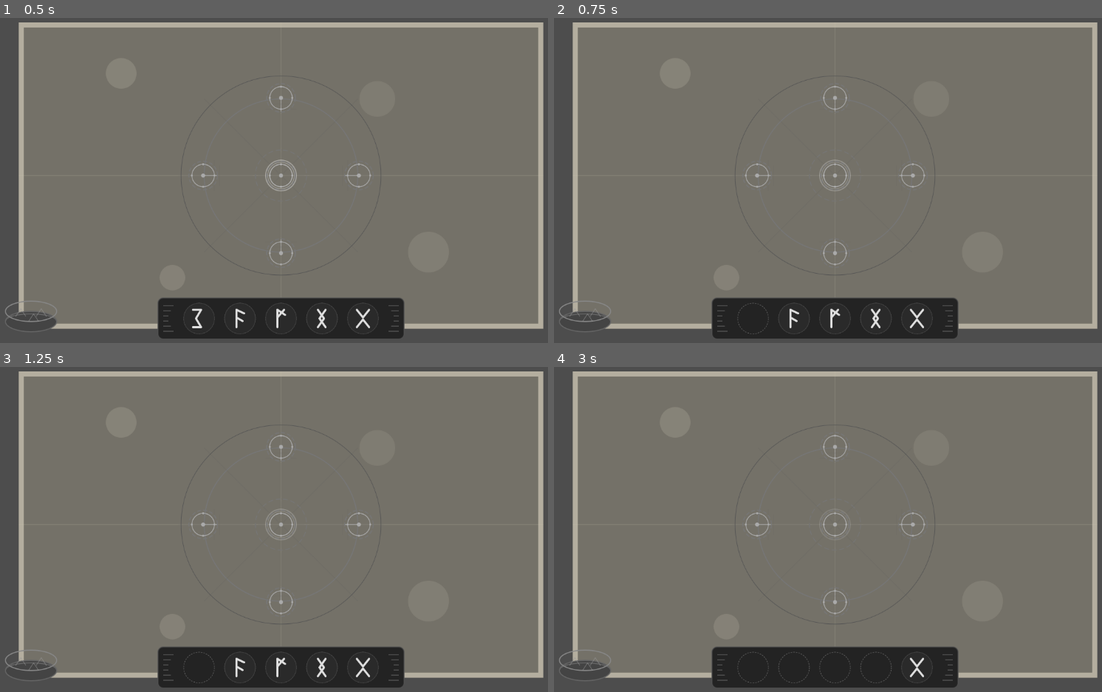
Above: before the commit, frames 1-4 (two rows, left to right).
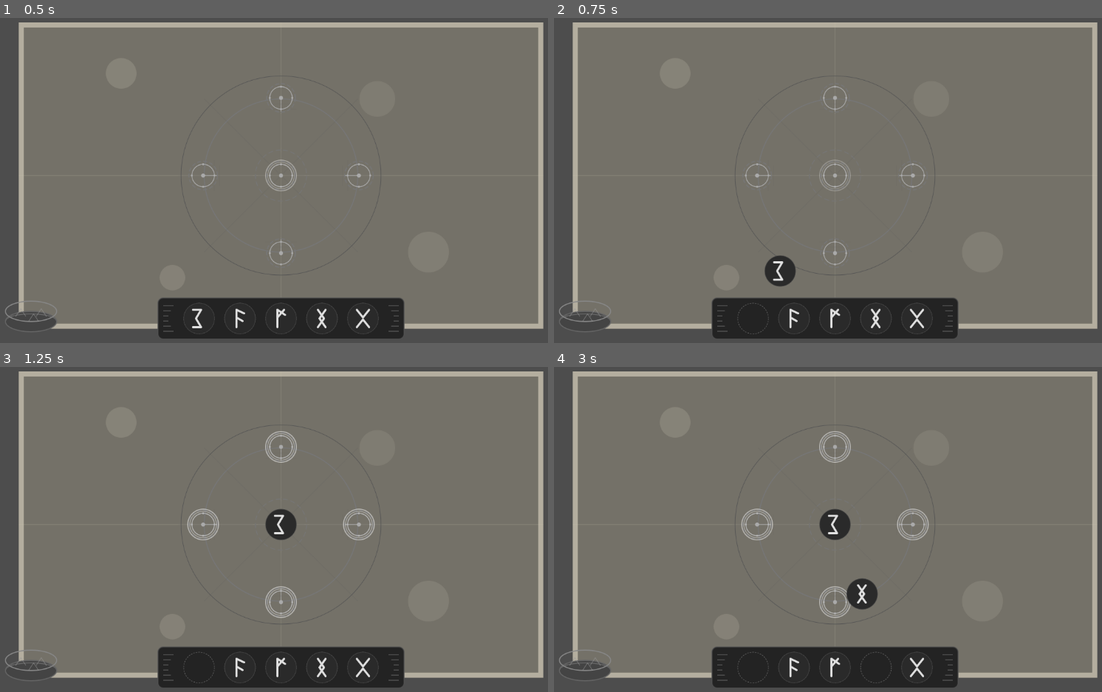
Above: after the commit, the same moments.

Repository: Triysle/wyrdweaver
Game: Godot game, scene res://scenes/first_page.tscn
Same seed, same stepped clock (60 frames per second), same inputs: the game is played once before the commit and once after it.
Inputs (mouse positions are in pixels of both pictures, inside the frame that each line leads up to):
- Up to frame 1 (0.5 s): no input
- Up to frame 2 (0.75 s): tap Enter at 0.5 s; drag from (751, 317) to (833, 174) at 0.52 s
- Up to frame 3 (1.25 s): no input
- Up to frame 4 (3 s): drag from (795, 666) to (833, 523) at 1.27 s; move the mouse to (833, 666) at 2.02 s; click (833, 666) at 2.17 s; tap R (reset_game) at 2.75 s; drag from (877, 666) to (833, 448) at 2.77 s

Frame 1 is identical in both runs. In frame 2, 0.4% of the frame differs, in the area x 38-45%, y 73-83%; in frame 3, 0.9%; in frame 4, 1.4%, in the area x 34-69%, y 19-98%.

Commit message:
0.0.2
rune hookups

Diff:
--- a/assets/temp/tutorial-hand.svg
+++ /dev/null
@@ -1,21 +0,0 @@
-<svg xmlns="http://www.w3.org/2000/svg" viewBox="0 0 64 64">
-  <!-- Hand pointer -->
-  <path d="M40 35 C40 34, 40 33, 40 32 C40 28, 38 25, 34 25 C32 25, 30 26, 29 28
-           C29 27, 28 25, 26 25 C23 25, 22 27, 22 30 L22 32
-           C22 29, 21 27, 18 27 C15 27, 14 29, 14 32 L14 40
-           C14 48, 20 54, 28 54 C36 54, 40 46, 40 40 Z"
-        fill="#e0e0e0" stroke="#ffffff" stroke-width="1.5"/>
-
-  <!-- Thumb -->
-  <path d="M40 35 C44 34, 46 31, 46 27 C46 24, 44 22, 41 22 C38 22, 37 24, 37 27 L37 32"
-        fill="#e0e0e0" stroke="#ffffff" stroke-width="1.5"/>
-
-  <!-- Knuckles -->
-  <circle cx="29" cy="32" r="1.5" fill="#cccccc"/>
-  <circle cx="22" cy="34" r="1.5" fill="#cccccc"/>
-  <circle cx="14" cy="36" r="1.5" fill="#cccccc"/>
-
-  <!-- Motion lines -->
-  <path d="M44 15 L40 22 M47 17 L43 23 M50 20 L46 25"
-        stroke="#ffffff" stroke-width="1.5" stroke-linecap="round" opacity="0.7"/>
-</svg>
--- a/scenes/first_page.tscn
+++ b/scenes/first_page.tscn
@@ -225,7 +225,7 @@
 [node name="RuneDagaz" type="Area2D" parent="RuneTray/RuneContainer"]
 position = Vector2(160, 0)
 script = ExtResource("9_qxcc4")
-rune_type = "Dagaz"
+rune_type = "dagaz"
 
 [node name="Sprite2D" type="Sprite2D" parent="RuneTray/RuneContainer/RuneDagaz"]
 texture = ExtResource("15_2jpep")
--- a/scripts/FirstPage.gd
+++ b/scripts/FirstPage.gd
@@ -21,24 +21,42 @@
 # Connect all necessary signals
 func _connect_signals():
 	# Connect circle to resource container
-	runic_circle.resource_generated.connect(_on_resource_generated)
-	runic_circle.circle_activated.connect(_on_circle_activated)
+	if runic_circle:
+		runic_circle.resource_generated.connect(_on_resource_generated)
+		runic_circle.circle_activated.connect(_on_circle_activated)
+	else:
+		print("ERROR: RunicCircle not found!")
 
 	# Connect runes in tray
-	for rune in rune_tray.get_node("RuneContainer").get_children():
-		if rune is Rune:
-			rune.rune_drag_started.connect(_on_rune_drag_started)
-			rune.rune_drag_ended.connect(_on_rune_drag_ended)
+	if rune_tray and rune_tray.has_node("RuneContainer"):
+		for rune in rune_tray.get_node("RuneContainer").get_children():
+			if rune is Rune:
+				rune.rune_drag_started.connect(_on_rune_drag_started)
+				rune.rune_drag_ended.connect(_on_rune_drag_ended)
+	else:
+		print("ERROR: RuneTray or RuneContainer not found!")
 
 # Start the tutorial sequence
 func start_tutorial():
+	# Check if the tutorial hand exists
+	if not tutorial_hand:
+		print("ERROR: TutorialHand not found!")
+		tutorial_active = false
+		return
+
+	# Check if the nodes we need for the tutorial exist
+	if not rune_tray or not rune_tray.has_node("RuneContainer/RuneSowilo") or not runic_circle or not runic_circle.has_node("CentralNode"):
+		print("ERROR: Required nodes for tutorial not found!")
+		tutorial_active = false
+		return
+
 	# Show the tutorial hand pointing to the central rune
-	show_tutorial_hand($RuneTray/RuneContainer/RuneSowilo.global_position)
+	show_tutorial_hand(rune_tray.get_node("RuneContainer/RuneSowilo").global_position)
 
 	# Create a moving animation to the central node
 	var tween = create_tween()
 	tween.tween_property(tutorial_hand, "position",
-		$RunicCircle/CentralNode.global_position - global_position, 2.0)
+		runic_circle.get_node("CentralNode").global_position - global_position, 2.0)
 	tween.tween_callback(func(): tutorial_hand.visible = false)
 
 # Show the tutorial hand at a specific position
@@ -51,11 +69,17 @@
 func _on_resource_generated(amount):
 	if resource_container:
 		resource_container.add_resource(amount)
+	else:
+		print("ERROR: ResourceContainer not found when generating resources!")
 
 # Handle circle activation
 func _on_circle_activated():
+	print("Circle activated! Trying to start resource container particles...")
 	if resource_container:
 		resource_container.start_particles()
+		print("Resource container particles started!")
+	else:
+		print("ERROR: ResourceContainer not found when activating circle!")
 
 	# End tutorial mode
 	tutorial_active = false
--- a/scripts/ResourceContainer.gd
+++ b/scripts/ResourceContainer.gd
@@ -24,11 +24,14 @@
 	# Particles should be off initially
 	if particles:
 		particles.emitting = false
+	else:
+		print("ERROR: ResourceParticles not found in ResourceContainer!")
 
 # Add resource to the container
 func add_resource(amount: float):
 	current_resource = min(current_resource + amount, max_resource)
 	update_visuals()
+	print("Resource added: ", amount, " Current: ", current_resource)
 
 # Update all visual elements to match current resource amount
 func update_visuals():
@@ -36,18 +39,24 @@
 
 	# Update fill sprite
 	if fill_sprite:
-		fill_sprite.scale = Vector2(
-			lerp(min_scale, max_scale, fill_percentage),
-			lerp(min_scale, max_scale, fill_percentage)
-		)
+		# Ensure the scale is never zero (which would make it invisible)
+		var new_scale = lerp(min_scale, max_scale, fill_percentage)
+		if new_scale <= 0.01:  # Minimum visible scale
+			new_scale = 0.01
+
+		fill_sprite.scale = Vector2(new_scale, new_scale)
 
 		# Also adjust alpha for extra visual feedback
 		fill_sprite.modulate.a = lerp(0.3, 0.8, fill_percentage)
+	else:
+		print("ERROR: ResourceFill sprite not found in ResourceContainer!")
 
 	# Update counter text
 	if counter:
 		var display_value = _format_resource_value(current_resource)
 		counter.text = display_value
+	else:
+		print("ERROR: ResourceCounter not found in ResourceContainer!")
 
 # Format the resource value based on the display format
 func _format_resource_value(value: float) -> String:
@@ -96,8 +105,13 @@
 func start_particles():
 	if particles:
 		particles.emitting = true
+		print("Resource particles started!")
+	else:
+		print("ERROR: Cannot start particles - ResourceParticles not found!")
 
 # Stop particle effects
 func stop_particles():
 	if particles:
 		particles.emitting = false
+	else:
+		print("ERROR: Cannot stop particles - ResourceParticles not found!")
--- a/scripts/Rune.gd
+++ b/scripts/Rune.gd
@@ -25,11 +25,10 @@
 	$CollisionShape2D.shape = CircleShape2D.new()
 	$CollisionShape2D.shape.radius = 30
 
-	# Connect input signals
-	input_event.connect(_on_input_event)
+	# Ensure process is initially disabled until dragging
+	set_process(false)
 
-# Handle input events for dragging
-func _on_input_event(_viewport, event, _shape_idx):
+func _input_event(_viewport, event, _shape_idx):
 	if current_state == "activated":
 		return
 
@@ -44,7 +43,7 @@
 func _process(_delta):
 	if is_being_dragged:
 		# Update position to follow mouse
-		position = get_global_mouse_position()
+		global_position = get_global_mouse_position()
 
 # Start dragging this rune
 func start_drag():
@@ -96,7 +95,7 @@
 # Place this rune on a specific node
 func place_on_node(node):
 	# Update the rune's position to center on the node
-	position = node.global_position
+	global_position = node.global_position
 
 	# Update state
 	current_state = "placed"
Not shown, removed: assets/temp/tutorial-hand.svg.import
